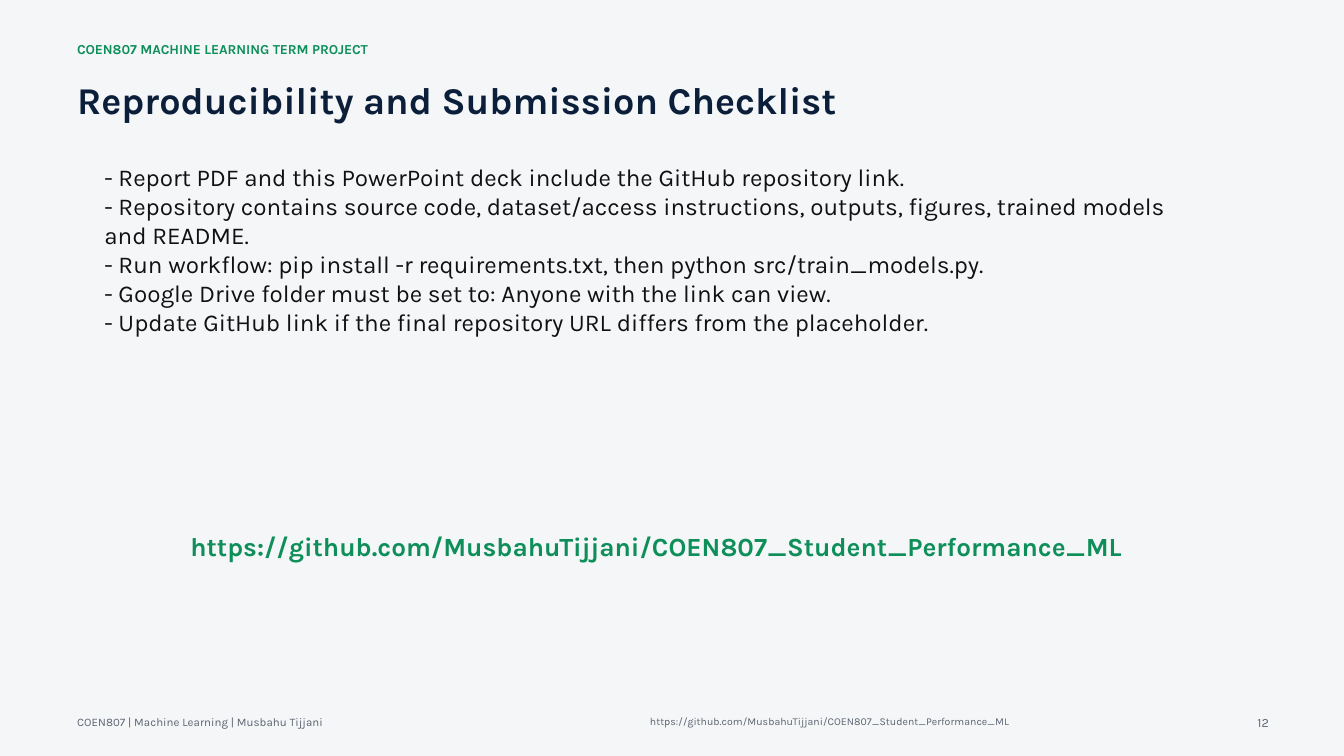
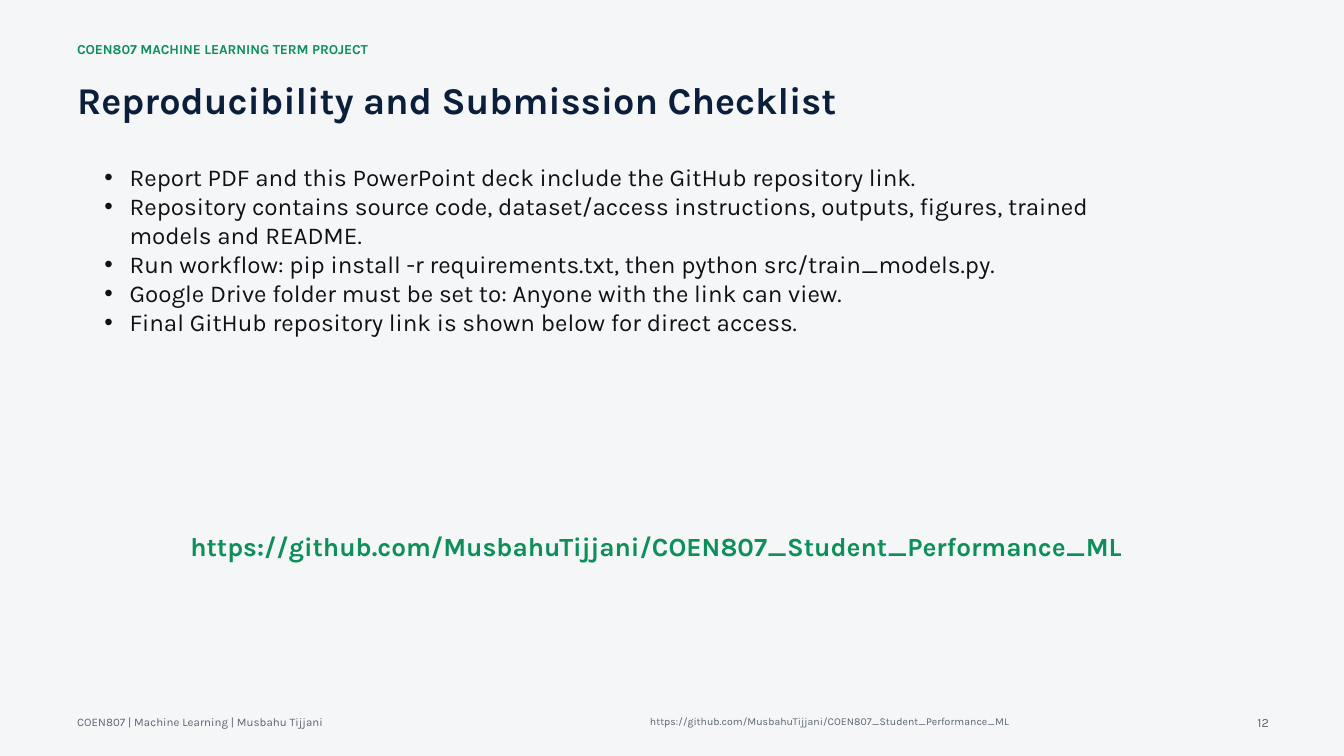
Before and after one commit to MusbahuTijjani/COEN807_Student_Performance_ML, a slide deck: slide 12 of slides/COEN807_Project_Presentation.pptx. Drawn at 1344x756 pixels with LibreOffice and Linux fonts; fonts in the diff are those of the drawing. Boxes give left, top, right and bottom in pixels: in the first picture for what was removed or moved away, otherwise in the second. Text is boxed around its words. In the diff, an @@ line names an element or a change of style, - is before the commit and + after.

```diff
--- a/slides/COEN807_Project_Presentation.pptx
+++ b/slides/COEN807_Project_Presentation.pptx
@@ text at [130, 169, 1088, 337]: text changed @@
-- Report PDF and this PowerPoint deck include the GitHub repository link.
-- Repository contains source code, dataset/access instructions, outputs, figures, trained models and README.
-- Run workflow: pip install -r requirements.txt, then python src/train_models.py.
-- Google Drive folder must be set to: Anyone with the link can view.
-- Update GitHub link if the final repository URL differs from the placeholder.
+• Report PDF and this PowerPoint deck include the GitHub repository link.
+• Repository contains source code, dataset/access instructions, outputs, figures, trained models and README.
+• Run workflow: pip install -r requirements.txt, then python src/train_models.py.
+• Google Drive folder must be set to: Anyone with the link can view.
+• Final GitHub repository link is shown below for direct access.
```
Also in this commit, not shown: 6 other slides changed.
